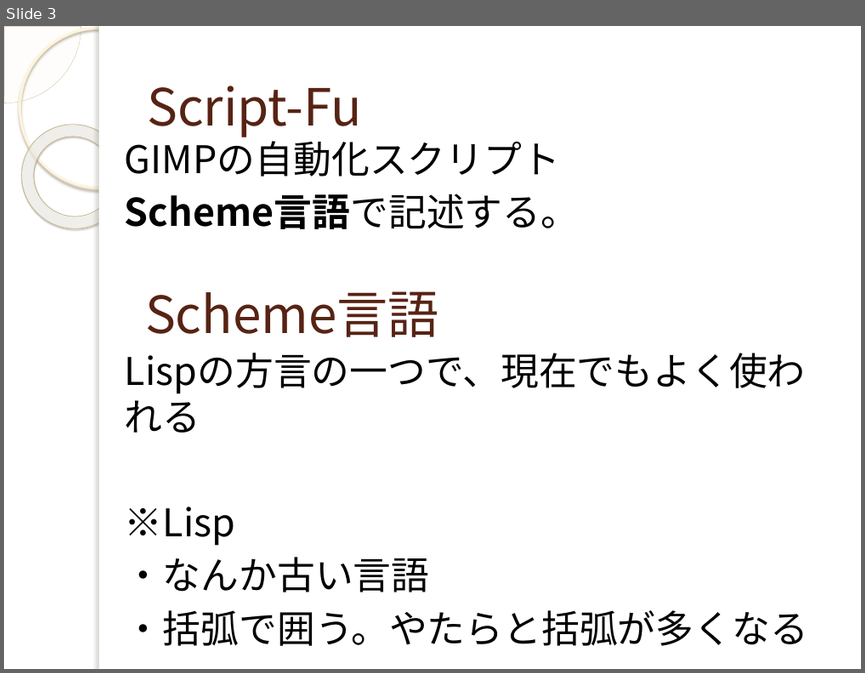
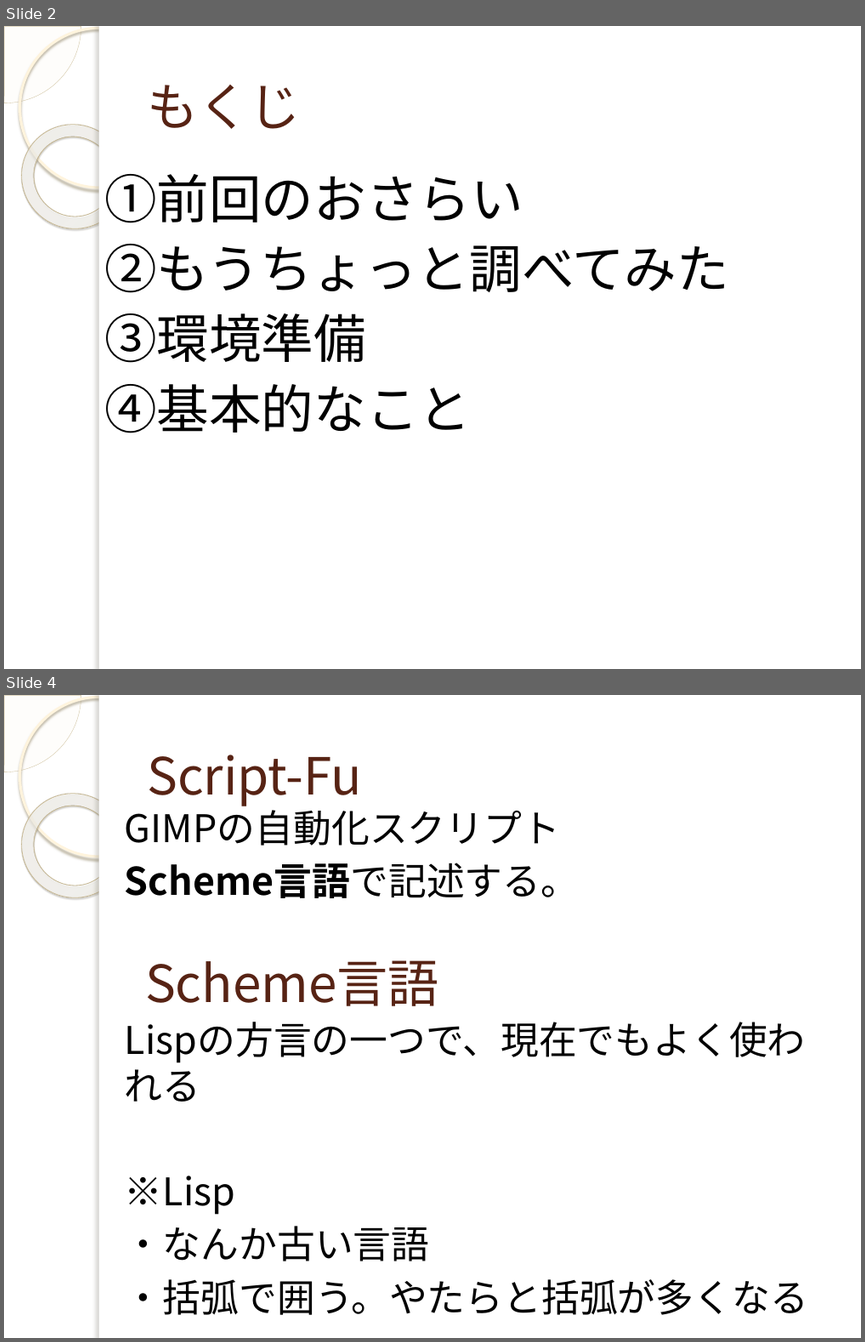
Before and after one commit to yuridonus/FEstudy, a slide deck: scheme.pptx. Shown one above the other, each under a label of ours: slide 3 before the commit, slides 2 and 4 after it; the slides between them are not shown. The pictures are 865x673 and 865x1342 pixels, drawn with LibreOffice and Linux fonts; fonts in the diff are those of the drawing; background and template pictures are left out. Boxes give left, top, right and bottom in pixels: in the first picture for what was removed or moved away, otherwise in the second. Text is boxed around its words. In the diff, an @@ line names an element or a change of style, - is before the commit and + after.

```diff
--- a/scheme.pptx
+++ b/scheme.pptx
@@ slide 2 added at <box>4,26,861,669</box>, background picture (left out); not listed: 5 template elements that a slide beside it also shows @@
@@ title added at <box>147,85,300,129</box>, 43 pt, text #572314 @@
+もくじ
@@ text added at <box>104,174,729,433</box>, 44 pt, text #000000 @@
+①前回のおさらい
+②もうちょっと調べてみた
+③環境準備
+④基本的なこと
@@ what was slide 3 is now slide 4 @@
```
Also in this commit, not shown: 6 slides changed, 8 other slides added, 4 slides removed.
